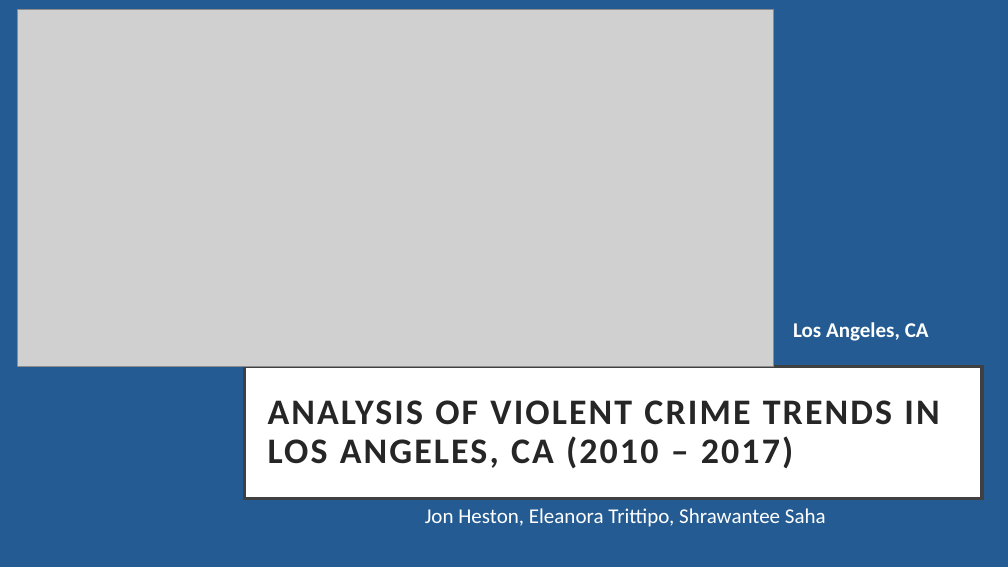
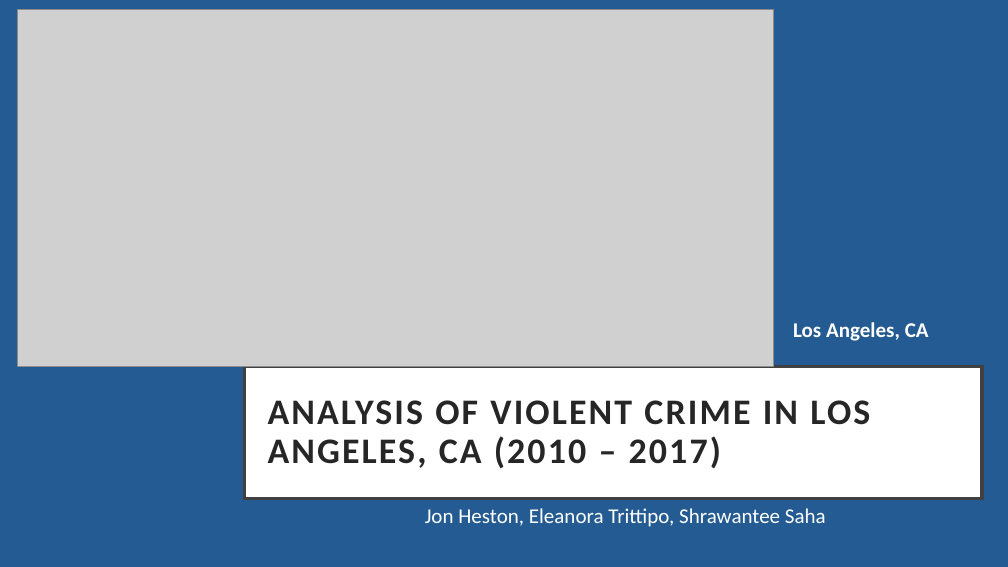
Before and after one commit to shrawantee/Project-Analysis-of-Violent-Crime-in-LA, a slide deck: slide 1 of Presentation/LACity Crime-Final Slides.pptx. Drawn at 1008x567 pixels with LibreOffice and Linux fonts; fonts in the diff are those of the drawing; grey boxes stand for pictures. Boxes give left, top, right and bottom in pixels: in the first picture for what was removed or moved away, otherwise in the second. Text is boxed around its words. In the diff, an @@ line names an element or a change of style, - is before the commit and + after.

```diff
--- a/Presentation/LACity Crime-Final Slides.pptx
+++ b/Presentation/LACity Crime-Final Slides.pptx
@@ title at box(268, 400, 870, 468): text changed @@
-ANALYSIS OF VIOLENT CRIME TRENDS IN LOS ANGELES, CA (2010 – 2017)
+ANALYSIS OF VIOLENT CRIME IN LOS ANGELES, CA (2010 – 2017)
```
Also in this commit, not shown: 13 other slides changed, 2 slides added, 2 slides removed, 2 other files.
